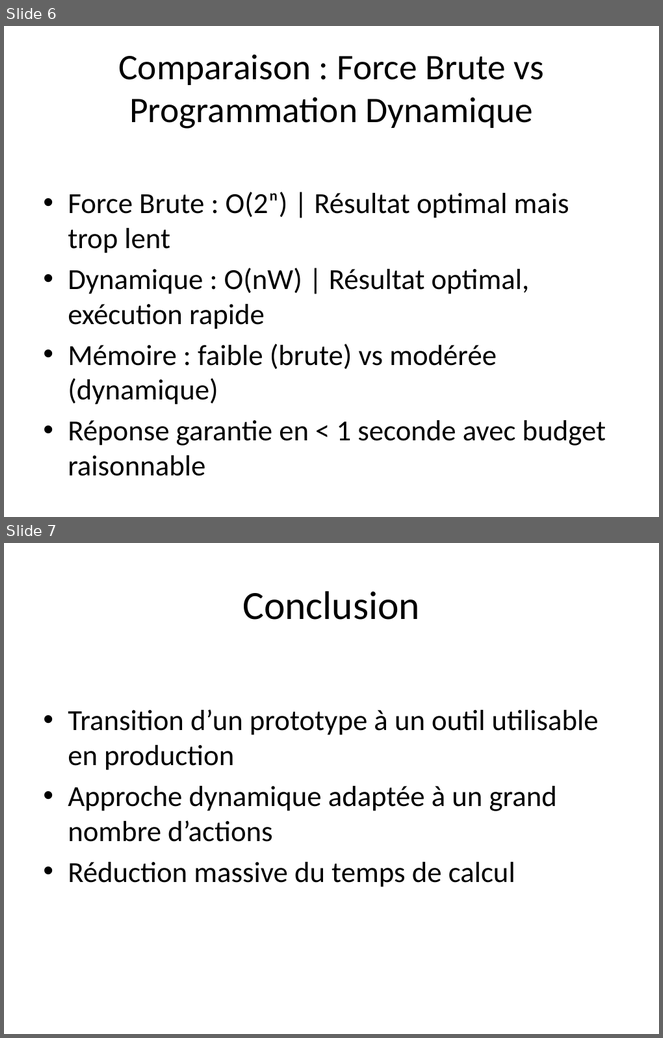
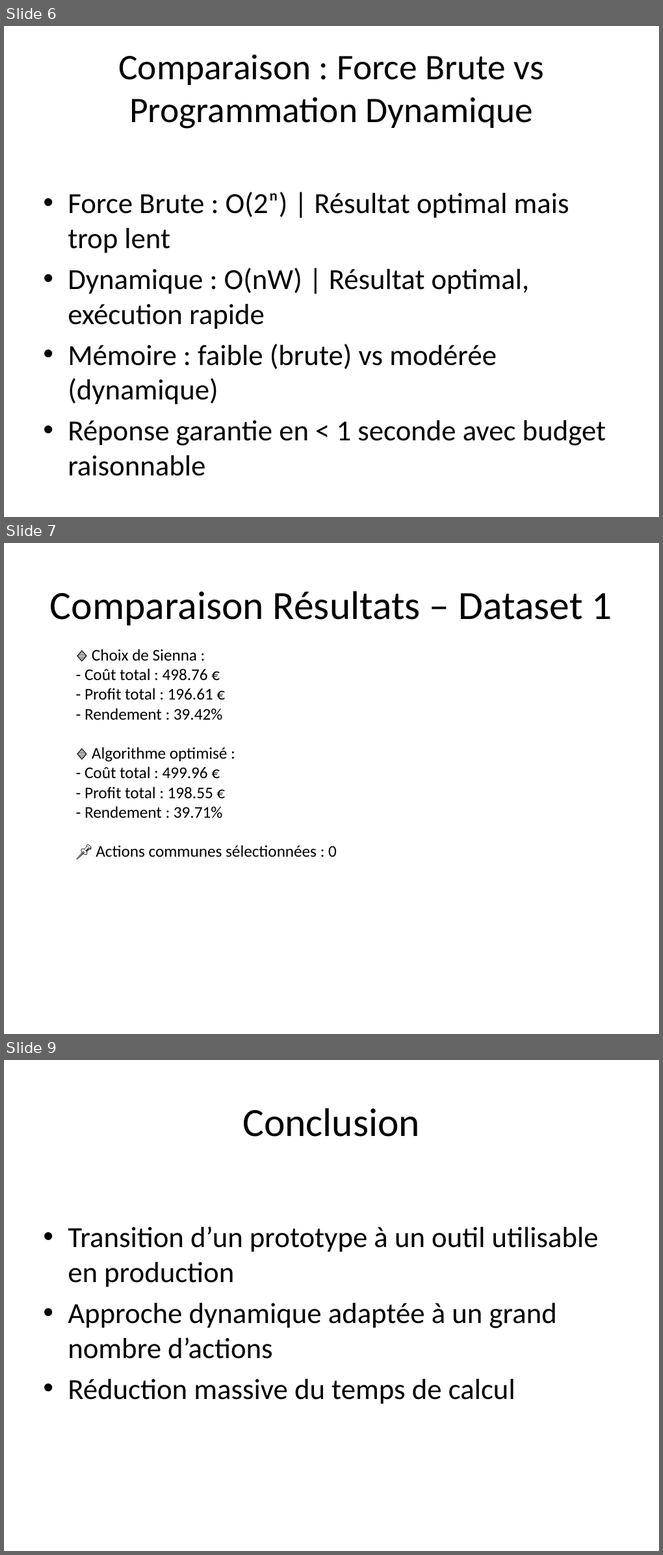
Before and after one commit to xavierjeanne/OC_Project_6, a slide deck: Optimisation_Algorithme_Investissement.pptx. Shown one above the other, each under a label of ours: slides 6 and 7 before the commit, slides 6, 7 and 9 after it; the slides between them are not shown. The pictures are 663x1038 and 663x1555 pixels, drawn with LibreOffice and Linux fonts; fonts in the diff are those of the drawing. Boxes give left, top, right and bottom in pixels: in the first picture for what was removed or moved away, otherwise in the second. Text is boxed around its words. In the diff, an @@ line names an element or a change of style, - is before the commit and + after.

```diff
--- a/Optimisation_Algorithme_Investissement.pptx
+++ b/Optimisation_Algorithme_Investissement.pptx
@@ slide 7 added at (4,543,659,1034), background #FFFFFF @@
@@ title added at (50,591,612,626), 44 pt, text #000000 @@
+Comparaison Résultats – Dataset 1
@@ text added at (85,649,337,858), 18 pt, text #000000 @@
+🔹 Choix de Sienna :
+- Coût total : 498.76 €
+- Profit total : 196.61 €
+- Rendement : 39.42%
+🔹 Algorithme optimisé :
+- Coût total : 499.96 €
+- Profit total : 198.55 €
+- Rendement : 39.71%
+📌 Actions communes sélectionnées : 0
@@ what was slide 7 is now slide 9 @@
```
Also in this commit, not shown: 1 other slide added, 1 other file.
